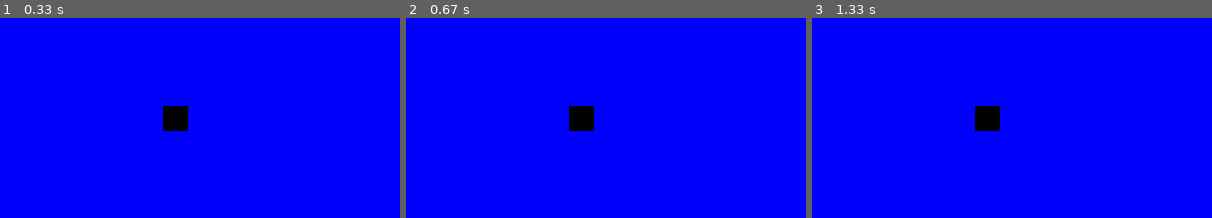
Above: before the commit, frames 1-3 (left to right).
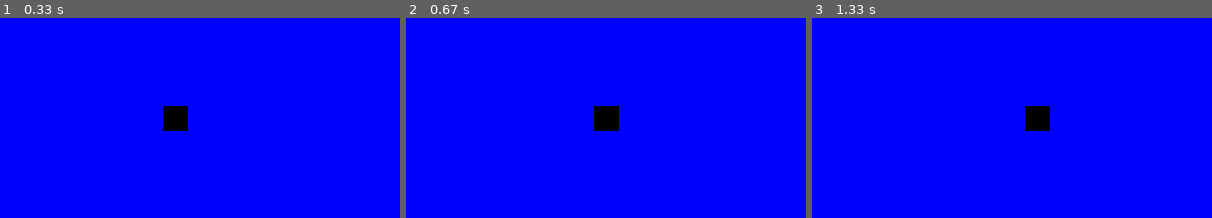
Above: after the commit, the same moments.

Repository: rahuls-19/pygame
Game: pygame game, started from pygameprograms/slither.py
Same seed, same stepped clock (60 frames per second), same inputs: the game is played once before the commit and once after it.
Inputs:
- Up to frame 1 (0.33 s): no input
- Up to frame 2 (0.67 s): hold Right from 0.33 s (still down)
- Up to frame 3 (1.33 s): release Right at 0.8 s; hold Right 0.83-1.3 s
The pictures show only the part of the screen within x 30-80%, y 28-78%; the shares and areas given below are measured in that part.

Frame 1 is identical in both runs. In frame 2, 1.6% of the frame differs, in the area x 40-54%, y 44-57%; in frame 3, 1.6%.

Commit message:
moving rectangles

Diff:
--- a/pygameprograms/slither.py
+++ b/pygameprograms/slither.py
@@ -7,12 +7,20 @@
 white = (255,255,255)
 red = (255,0,0)
 green = (0,255,0)
+lead_x = 400
+lead_y = 200
 gameExit = False
 while not gameExit:
     for event in pygame.event.get():
         if event.type == pygame.QUIT:
             gameExit = True
+        if event.type == pygame.KEYDOWN:
+            if event.key == pygame.K_LEFT:
+                lead_x = lead_x - 25
+            if event.key == pygame.K_RIGHT:
+                lead_x = lead_x + 25
+
     gameDisplay.fill(blue)
-    pygame.draw.rect(gameDisplay,black,[400,200,25,25])
+    pygame.draw.rect(gameDisplay,black,[lead_x,lead_y,25,25])
     pygame.display.update()
 pygame.quit()
